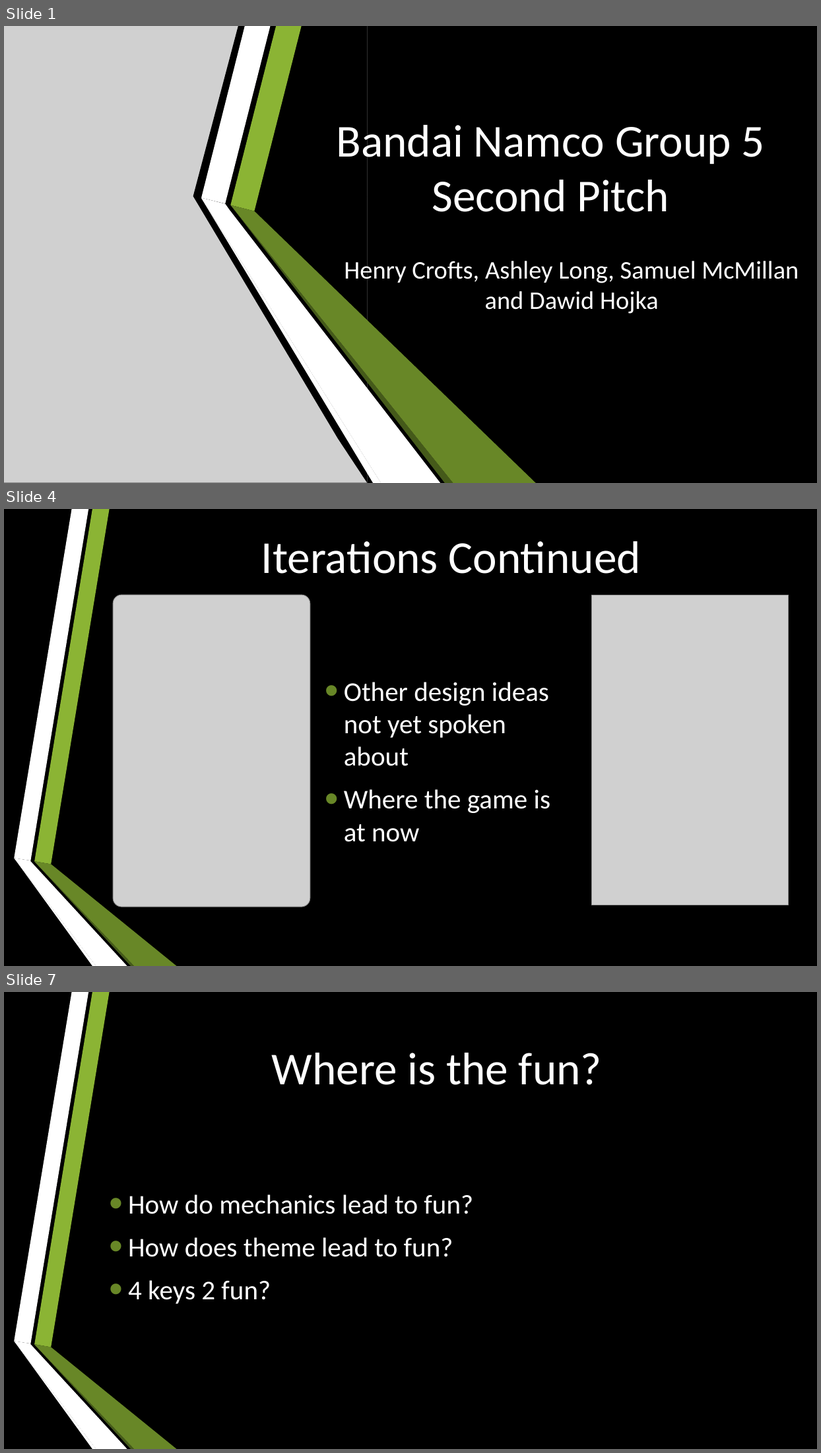
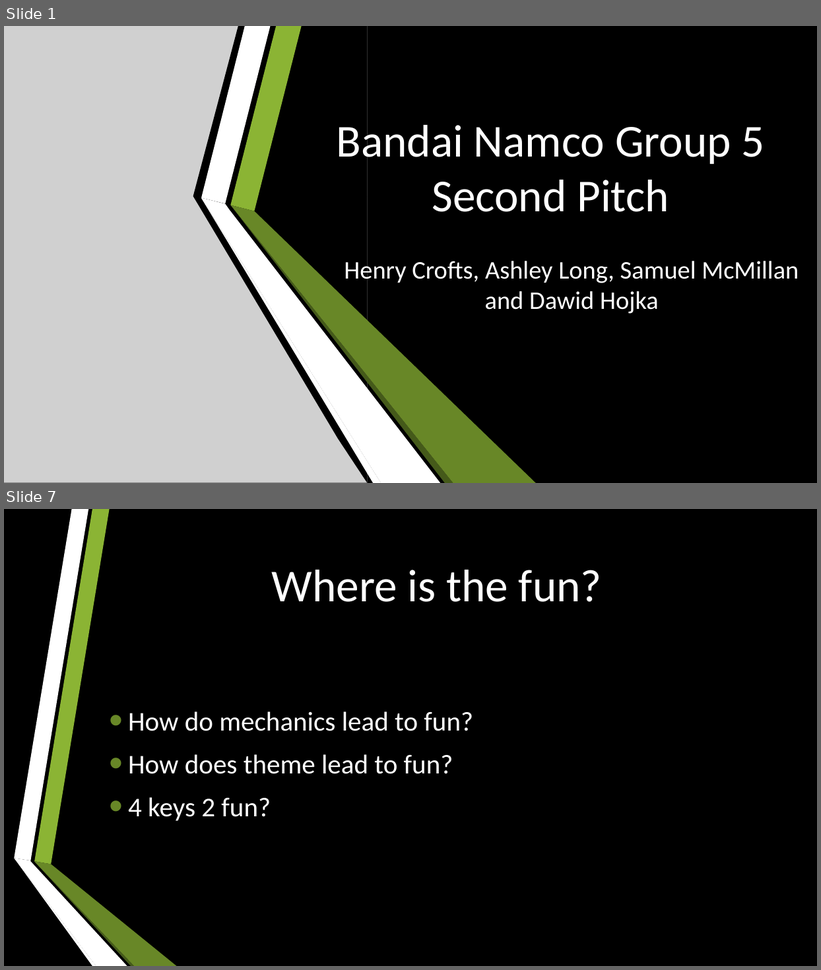
Before and after one commit to UoSGroupProjects1718/mgp-mpg-group-5, a slide deck: Management/Presentations/Second Presentation.pptx. Shown one above the other, each under a label of ours: slides 1, 4 and 7 before the commit, slides 1 and 7 after it; the slides between them are not shown. The pictures are 821x1453 and 821x970 pixels, drawn with LibreOffice and Linux fonts; fonts in the diff are those of the drawing; grey boxes stand for pictures. Boxes give left, top, right and bottom in pixels: in the first picture for what was removed or moved away, otherwise in the second. Text is boxed around its words. In the diff, an @@ line names an element or a change of style, - is before the commit and + after.

```diff
--- a/Management/Presentations/Second Presentation.pptx
+++ b/Management/Presentations/Second Presentation.pptx
@@ slide 4 removed at [4, 509, 817, 966], background #000000; not listed: 6 template elements that a slide beside it also shows @@
@@ title removed at [261, 541, 641, 574] @@
-Iterations Continued
@@ picture removed at [113, 595, 310, 908] @@
@@ picture removed at [592, 595, 789, 906] @@
@@ text removed at [344, 682, 550, 842] @@
-• Other design ideas not yet spoken about
-• Where the game is at now
```
Also in this commit, not shown: 3 slides changed, 2 slides added.
